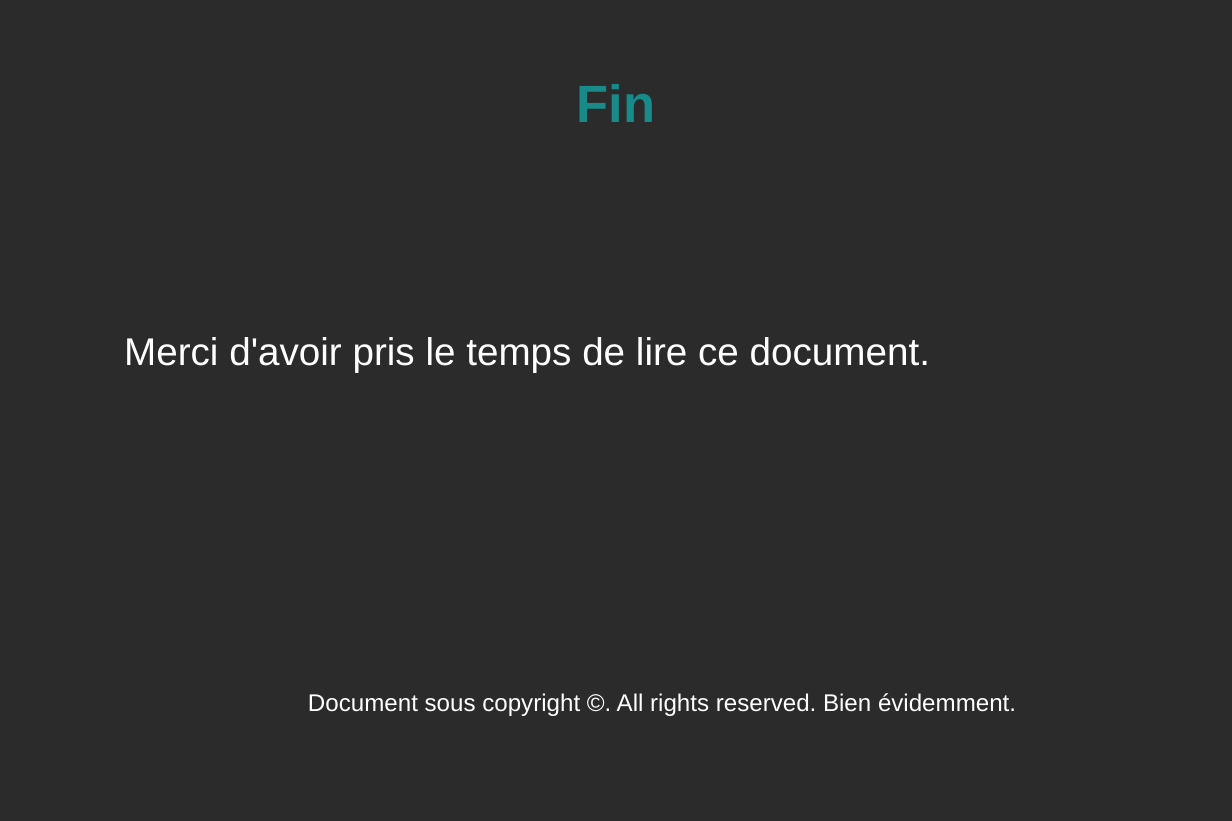
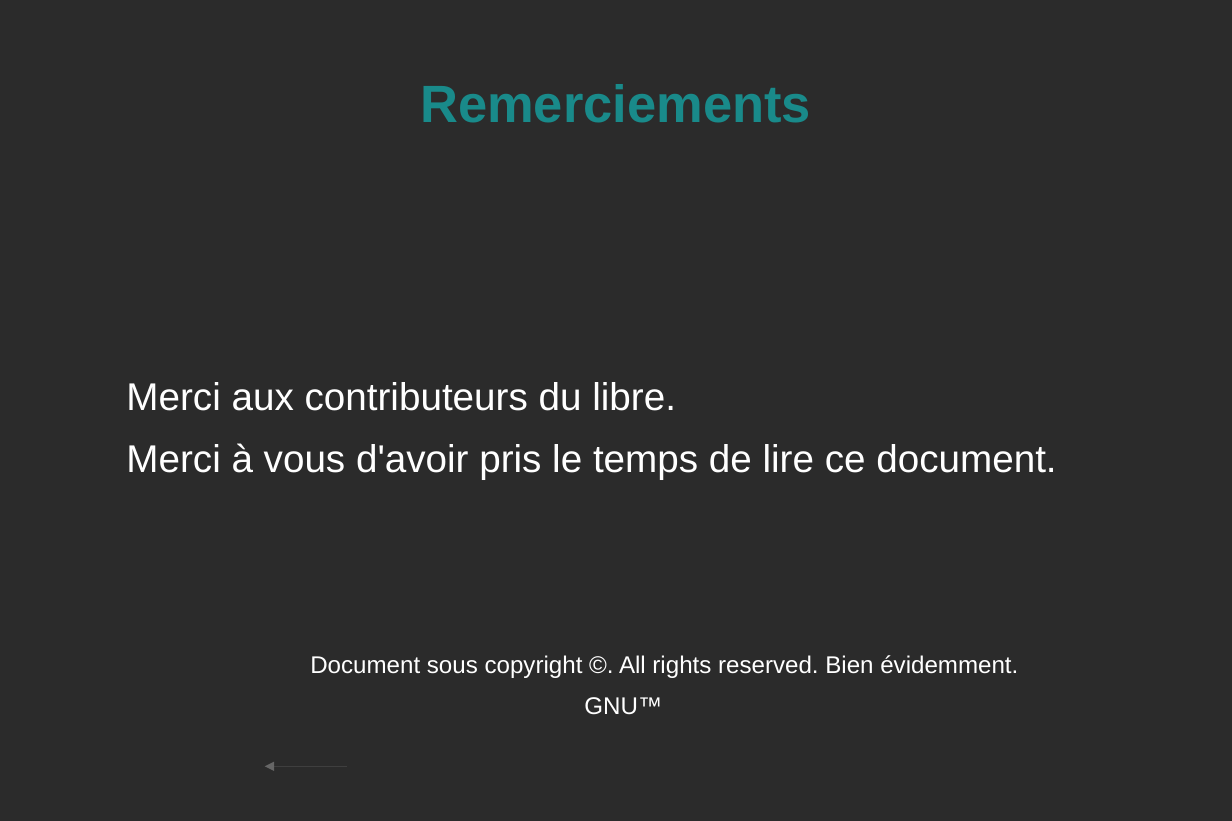
Before and after one commit to KaneRoot/public, a slide deck: slide 10 of licence_s4/com/diaporama_explicite_pas_complet.odp. Drawn at 1232x821 pixels with LibreOffice and Linux fonts; fonts in the diff are those of the drawing; background and template pictures are left out; a plain dark background stands for a picture behind light text. Boxes give left, top, right and bottom in pixels: in the first picture for what was removed or moved away, otherwise in the second. Text is boxed around its words. In the diff, an @@ line names an element or a change of style, - is before the commit and + after.

```diff
--- a/licence_s4/com/diaporama_explicite_pas_complet.odp
+++ b/licence_s4/com/diaporama_explicite_pas_complet.odp
@@ title at box(420, 84, 811, 123): text changed @@
-Fin
+Remerciements
@@ text "Merci aux contributeurs du libre.": place and size @@
-text "Merci aux contributeurs du libre." at box(124, 337, 1016, 716)
+text "Merci aux contributeurs du libre." at box(126, 382, 1056, 715)
@@ text at box(126, 382, 1056, 479): text changed @@
-  Merci d'avoir pris le temps de lire ce document.
+  Merci aux contributeurs du libre.
+  Merci à vous d'avoir pris le temps de lire ce document.
@@ text at box(584, 697, 662, 715): paragraph added @@
+    GNU™
@@ arrow added from (347, 766) to (264, 766), #666666 0 pt @@
```
Also in this commit, not shown: 7 other slides changed.
